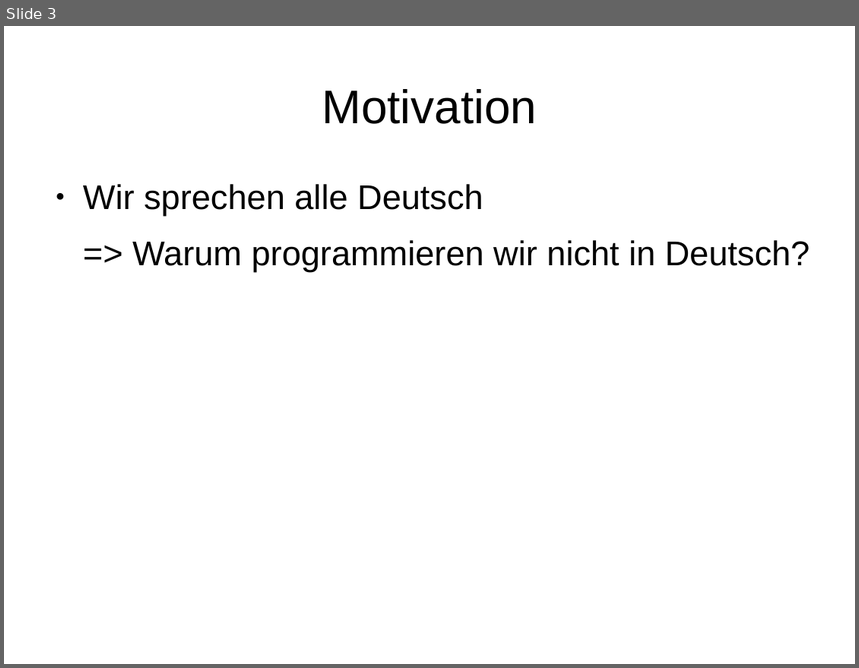
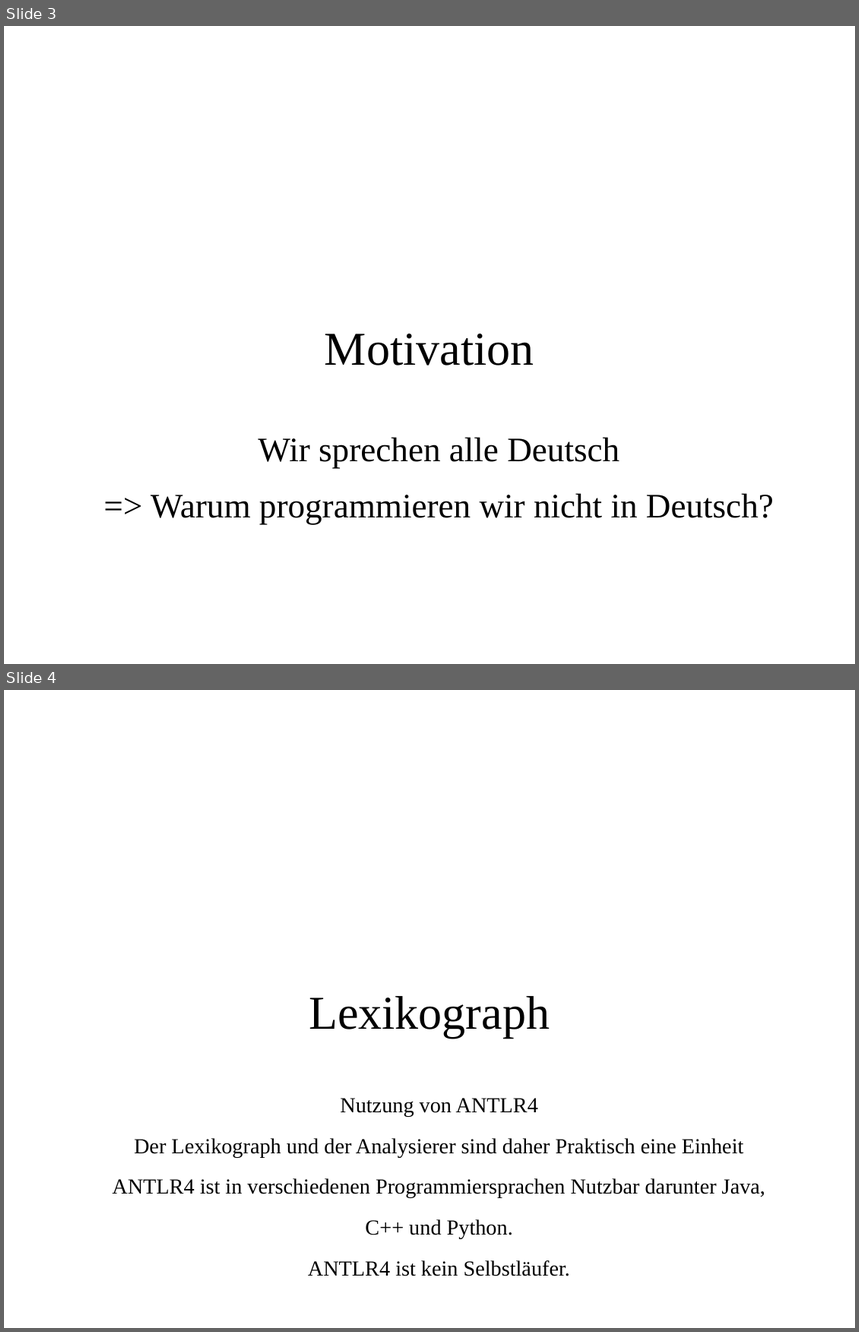
Before and after one commit to MasterInformatikHsBochum/Eine-deutsche-Praesentation, a slide deck: Präsentation.odp. Shown one above the other, each under a label of ours: slide 3 before the commit, slides 3 and 4 after it. The pictures are 859x668 and 859x1332 pixels, drawn with LibreOffice and Linux fonts; fonts in the diff are those of the drawing; background and template pictures are left out. Boxes give left, top, right and bottom in pixels: in the first picture for what was removed or moved away, otherwise in the second. Text is boxed around its words. In the diff, an @@ line names an element or a change of style, - is before the commit and + after.

Commit message:
Layout angepasst, Kapitelnamen angepasst, Lexikograph beschrieben

```diff
--- a/Präsentation.odp
+++ b/Präsentation.odp
@@ slide 4 added at (4, 690, 855, 1328), background picture (left out) @@
@@ title added at (309, 996, 550, 1039), 44 pt, text #000000 @@
+Lexikograph
@@ text added at (112, 1098, 766, 1277), 20 pt, text #000000 @@
+Nutzung von ANTLR4
+Der Lexikograph und der Analysierer sind daher Praktisch eine Einheit
+ANTLR4 ist in verschiedenen Programmiersprachen Nutzbar darunter Java,
+C++ und Python.
+ANTLR4 ist kein Selbstläufer.
@@ slide 3 changed as well @@
@@ title "Motivation": place and size @@
-title "Motivation" at (322, 89, 537, 124)
+title "Motivation" at (325, 334, 534, 366)
@@ title "Motivation" at (325, 334, 534, 366): font Arial to Times New Roman @@
@@ text "Wir sprechen alle Deutsch": place and size @@
-text "Wir sprechen alle Deutsch" at (83, 184, 810, 272)
+text "Wir sprechen alle Deutsch" at (151, 437, 774, 525)
@@ text "Wir sprechen alle Deutsch" at (151, 437, 774, 525): font Arial to Times New Roman; alignment left to centre; bullet ● to none @@
```
Also in this commit, not shown: 1 other slide changed, 6 other slides added, 1 slide removed.
